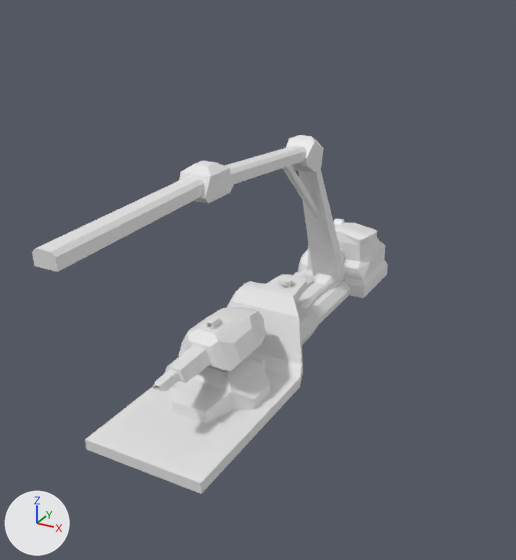
The Blender file trunk/media/models/vehicles/truck/truck.blend: old version first, new version second.
The view is the same before and after, from a 50 mm lens placed at (11.1, -25.1, 13.9), pointed at (-2.2, -0.9, 1.8). Arrows for +X, +Y and +Z are at lower left; the lights stay in place.
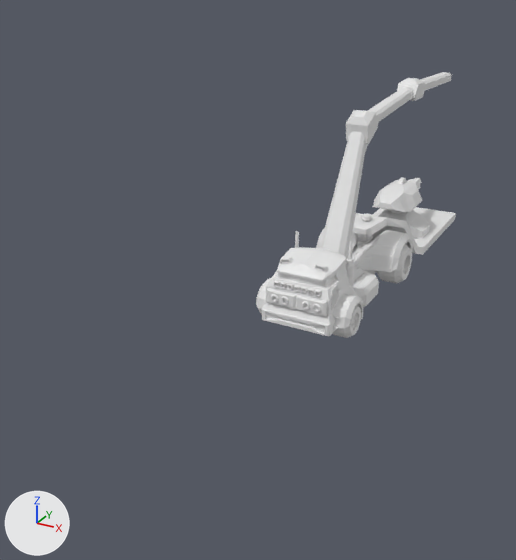
Boxes [x1, y1, x2, y2] around the edits, measured in the pictures (516 x 560 px):
'Cube.018', moved, turned
    before: [85, 274, 307, 494]
    after: [353, 207, 456, 255]
'Cube.020', moved, turned
    before: [153, 306, 266, 391]
    after: [372, 177, 422, 212]
'Cube.027', moved, turned
    before: [32, 176, 204, 272]
    after: [420, 72, 452, 91]
'Cube.022', moved, turned
    before: [298, 169, 345, 281]
    after: [320, 131, 366, 259]
'Cube.028', added
    after: [262, 247, 363, 337]
'Cube.019', moved, turned
    before: [171, 354, 270, 424]
    after: [374, 209, 430, 239]
'Cube', deleted
    before: [300, 223, 388, 298]
'Cube.024', moved, turned
    before: [225, 146, 306, 184]
    after: [368, 87, 414, 122]
'Circle.001', reshaped, moved, turned, rescaled
    before: [230, 281, 302, 301]
    after: [316, 228, 413, 272]
'Cube.026', moved
    before: [179, 161, 234, 203]
    after: [397, 78, 424, 101]
'Cube.023', moved, turned
    before: [286, 135, 324, 173]
    after: [346, 110, 379, 144]
'Plane', moved, turned
    before: [298, 280, 351, 345]
    after: [352, 246, 377, 282]
'Circle', reshaped, moved, turned, rescaled
    before: [298, 250, 308, 272]
    after: [256, 278, 363, 329]
'Cube.017', moved, turned
    before: [294, 272, 314, 288]
    after: [353, 273, 379, 307]
'Mesh.001', moved, rescaled (not visible before)
    after: [377, 244, 412, 283]
'Cube.025', moved, turned (not visible afterwards)
    before: [283, 165, 319, 219]
'Mesh', moved, rescaled (not visible before)
    after: [258, 305, 361, 338]
'Cylinder', moved
    before: [308, 243, 311, 264]
    after: [295, 231, 354, 289]
'Cylinder.005', moved
    before: [279, 276, 293, 287]
    after: [357, 214, 373, 240]
'Cube.008', moved, turned, rescaled
    before: [334, 219, 345, 224]
    after: [280, 257, 328, 272]
'Cylinder.006', moved, turned (not visible before)
    after: [388, 209, 405, 213]

The change, as a list of edits to the scene's bpy script:
```text
Change me_cube_018:
    where me_cube_018.from_pydata(...)  # 56 vertices, 55 faces; spans x -2.54..1.33, y -0.49..0.35, z -1.0..1.31
    used by ob_cube_017; location = (-1.33, 1.01, 0.96); rotation_euler = (1.571, 0.0, 1.571), in degrees (90, 0, 90); scale = (0.766, 0.998, 0.495)
    me_cube_018 part 1: the whole mesh is moved by (-2.82, 0.96, -2.68)
Change me_circle_001:
    where me_circle_001.from_pydata(...)  # 80 vertices, 78 faces; spans x -0.97..1.62, y -0.67..0.67, z -0.43..0.95
    used by ob_circle_001; location = (-1.5, -2.54, 1.6); rotation_euler = (1.571, 0.0, 1.571), in degrees (90, 0, 90); scale = (1.48, 1.21, 1.35)
    me_circle_001 part 2: the whole mesh is multiplied about its middle by the matrix ((0.0, 0.0, -1.353), (-1.48, 0.0, 0.0), (0.0, 1.214, 0.0)), then moved by (0.82, 5.23, 1.34)
Change me_circle:
    where me_circle.from_pydata(...)  # 60 vertices, 58 faces; spans x -0.88..1.05, y -0.52..0.81, z -2.03..-1.18
    used by ob_circle; location = (-0.05, 3.66, 1.01); rotation_euler = (1.571, 0.0, 1.571), in degrees (90, 0, 90); scale = (1.02, 0.919, 1.02)
    me_circle part 3: the whole mesh is multiplied about its middle by the matrix ((0.0, 0.0, -1.024), (-1.024, 0.0, 0.0), (0.0, 0.919, 0.0)), then moved by (1.6, -0.72, 2.75)
Change me_cylinder:
    where me_cylinder.from_pydata(...)  # 145 vertices, 144 faces; spans x -0.23..0.13, y -0.09..0.27, z -0.78..1.39
    me_cylinder part 4: the whole mesh is moved by (-1.17, -0.86, 2.28)
Change ob_cube_027:
    ob_cube_027.location: (0.01, -11.42, 8.14) -> (-0.01, 14.58, 8.14)
    ob_cube_027.rotation_euler: (-1.571, -1.542, -1.571) -> (-1.571, -1.542, 1.571)  # degrees (-90, -88, -90) -> degrees (-90, -88, 90)
Change ob_cube_026:
    ob_cube_026.location: (0.01, -8.08, 8.24) -> (-0.01, 11.25, 8.24)
Change ob_cube_025:
    ob_cube_025.location: (0.05, -1.5, 6.15) -> (-0.06, 4.67, 6.15)
    ob_cube_025.rotation_euler: (1.571, 0.177, 1.571) -> (1.571, 0.177, -1.571)  # degrees (90, 10, 90) -> degrees (90, 10, -90)
Change ob_cube_024:
    ob_cube_024.location: (0.01, -4.73, 7.94) -> (-0.01, 7.89, 7.94)
    ob_cube_024.rotation_euler: (1.571, -1.496, 1.571) -> (1.571, -1.496, -1.571)  # degrees (90, -86, 90) -> degrees (90, -86, -90)
Change ob_cube_023:
    ob_cube_023.location: (0.05, 1.7, 3.06) -> (-0.06, 1.47, 3.06)
    ob_cube_023.rotation_euler: (1.571, 0.474, 1.571) -> (1.571, 0.474, -1.571)  # degrees (90, 27, 90) -> degrees (90, 27, -90)
Change ob_cube_022:
    ob_cube_022.location: (0.05, 1.58, 1.86) -> (-0.06, 1.58, 1.86)
    ob_cube_022.rotation_euler: (1.571, -0.441, 1.571) -> (1.571, -0.441, -1.571)  # degrees (90, -25, 90) -> degrees (90, -25, -90)
Change ob_cube_019:
    ob_cube_019.location: (0.02, -7.51, 0.87) -> (-0.02, 10.68, 0.87)
    ob_cube_019.rotation_euler: (0.0, 0.0, 0.0) -> (0.0, 0.0, -3.142)  # degrees (0, 0, 0) -> degrees (0, 0, -180)
Change ob_cylinder_005:
    ob_cylinder_005.location: (0.02, -2.75, 2.48) -> (-0.02, 5.92, 2.48)
Change ob_cube_018:
    ob_cube_018.location: (-0.02, -2.79, 2.17) -> (0.02, 5.96, 2.17)
    ob_cube_018.rotation_euler: (0.0, 0.0, 0.0) -> (0.0, 0.0, -3.142)  # degrees (0, 0, 0) -> degrees (0, 0, -180)
Change ob_cube_017:
    ob_cube_017.location: (-1.33, 1.01, 0.96) -> (0.0, 0.0, 0.0)
    ob_cube_017.rotation_euler: (1.571, 0.0, 1.571) -> (1.571, 0.0, -1.571)  # degrees (90, 0, 90) -> degrees (90, 0, -90)
Change ob_circle_001:
    ob_circle_001.rotation_euler: (1.571, 0.0, 1.571) -> (0.0, 0.0, 0.0)  # degrees (90, 0, 90) -> degrees (0, 0, 0)
    ob_circle_001.scale: (1.48, 1.21, 1.35) -> (1.0, 1.0, 1.0)
    ob_circle_001.location: (-1.5, -2.54, 1.6) -> (0.0, 0.0, 0.0)
Change ob_circle:
    ob_circle.rotation_euler: (1.571, 0.0, 1.571) -> (0.0, 0.0, 0.0)  # degrees (90, 0, 90) -> degrees (0, 0, 0)
    ob_circle.scale: (1.02, 0.919, 1.02) -> (1.0, 1.0, 1.0)
    ob_circle.location: (-0.05, 3.66, 1.01) -> (0.01, 0.0, 0.0)
Change ob_mesh:
    ob_mesh.location: (-1.36, 3.65, 0.75) -> (0.0, 0.0, 0.0)
    ob_mesh.scale: (-0.532, -0.532, 0.532) -> (1.0, 1.0, 1.0)
Change ob_cylinder:
    ob_cylinder.location: (-1.18, 2.3, 2.28) -> (0.0, 0.0, 0.0)
Change ob_cube_008:
    ob_cube_008.rotation_euler: (1.497, 0.412, 1.537) -> (0.0, 0.0, 0.0)  # degrees (86, 24, 88) -> degrees (0, 0, 0)
    ob_cube_008.scale: (1.0, 1.0, 0.45) -> (1.0, 1.0, 1.0)
    ob_cube_008.location: (-0.86, 4.31, 3.07) -> (0.0, 0.0, 0.0)
Remove ob_cube:
    ob_cube = bpy.data.objects.new('Cube', me_cube)
Change ob_mesh_001:
    ob_mesh_001.location: (-1.21, -2.65, 0.97) -> (0.01, 0.0, 0.0)
    ob_mesh_001.scale: (-0.688, -0.688, 0.688) -> (1.0, 1.0, 1.0)
Change ob_plane:
    ob_plane.location: (0.0, 0.0, 0.5) -> (0.0, 3.17, 0.5)
    ob_plane.rotation_euler: (0.0, 0.0, 0.0) -> (0.0, 0.0, -3.142)  # degrees (0, 0, 0) -> degrees (0, 0, -180)
Add ob_cube_028:
    ob_cube_028 = bpy.data.objects.new('Cube.028', me_cube_028)  # 79 vertices, 73 faces; spans x -1.55..1.55, y -1.36..1.36, z -1.77..0.0; modifiers MIRROR
    ob_cube_028.location = (0.06, -0.44, 1.94)
    ob_cube_028.rotation_euler = (1.571, 0.0, -1.571)  # degrees (90, 0, -90)
```
